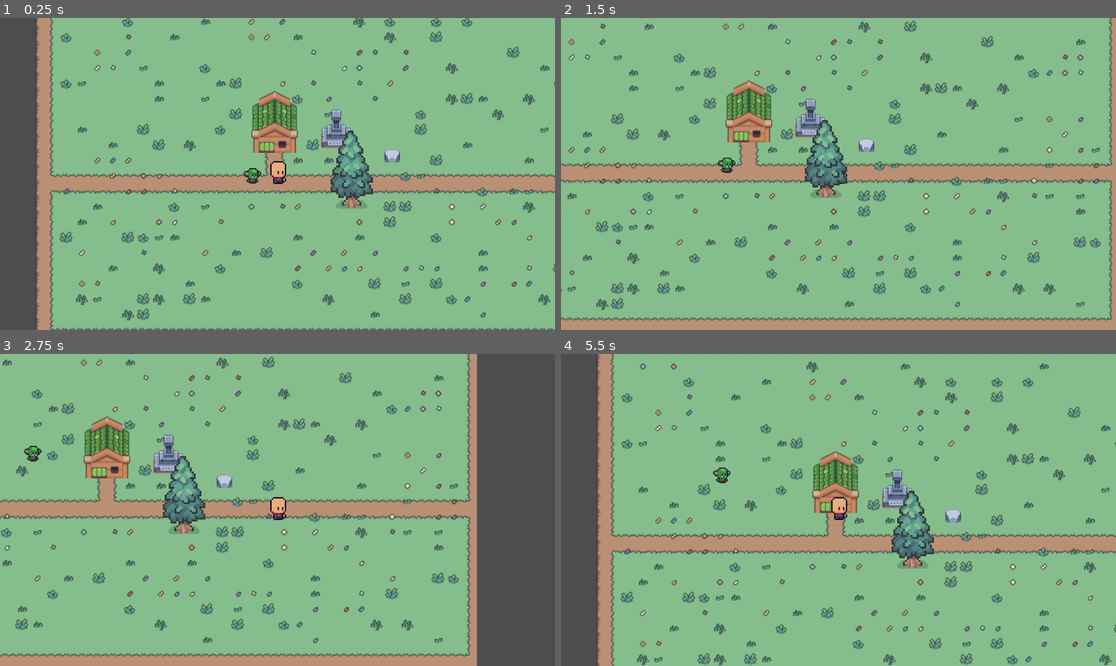
Above: before the commit, frames 1-4 (two rows, left to right).
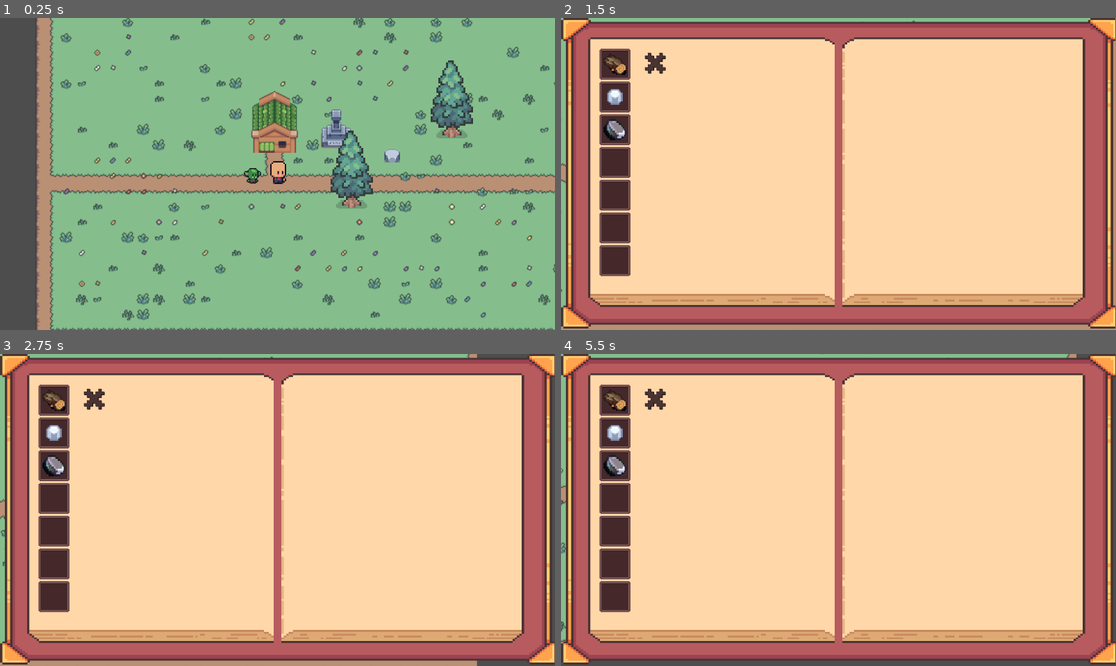
Above: after the commit, the same moments.

Repository: Inkanari/Tinytown
Game: Godot game, scene res://pueblo.tscn
The game is run twice, just before and just after one commit, with the same random seed, the same clock (stepped at 60 frames per second) and the same inputs. The project has no main scene, so this scene is started directly.
Inputs:
- Up to frame 1 (0.25 s): no input
- Up to frame 2 (1.5 s): tap Enter at 0.5 s; hold D (derecha) 0.53-1.28 s; tap P (UI_single, bound only after the commit) at 0.6 s; hold S (abajo) from 1.28 s (still down); tap Q (golpe) at 1.35 s
- Up to frame 3 (2.75 s): tap P (UI_single, bound only after the commit) at 1.55, 2.1 s; release S (abajo) at 2.03 s; hold D (derecha) from 2.03 s (still down)
- Up to frame 4 (5.5 s): release D (derecha) at 2.78 s; hold W (arriba) 2.78-3.53 s; tap P (UI_single, bound only after the commit) at 2.85, 3.8, 4.35, 5.1 s; hold Q (golpe) 3.53-4.28 s; hold A (izquierda) 3.53-5.03 s; hold S (abajo) from 5.03 s (still down)

The runs differ from the first frame. In frame 1, 1.2% of the frame differs, in the area x 77-86%, y 13-39%; in frame 2, 96%; in frame 3, 96%; in frame 4, 99%, in the area x 0-100%, y 0-100%.

Commit message:
inventario
cree un tscn. del tipo canvas layer para el UI. puse un arbol mas para una segunda prueba en el pueblo y en el script del jugador agregue una tecla para poder abrir ese inventario. es la tecla: "p"

Diff:
--- a/duende.tscn
+++ b/duende.tscn
@@ -11,7 +11,6 @@
 size = Vector2(14, 15)
 
 [node name="Duende" type="CharacterBody2D"]
-position = Vector2(400, 0)
 collision_layer = 16
 collision_mask = 16
 script = ExtResource("1_hn6ox")
--- /dev/null
+++ b/inventario.tscn
@@ -0,0 +1,194 @@
+[gd_scene load_steps=18 format=3 uid="uid://r6wnasu2cbal"]
+
+[ext_resource type="Texture2D" uid="uid://b6f6w6vqyya0q" path="res://UI/UI_TravelBook_Spritesheet01a.png" id="1_xf715"]
+[ext_resource type="Texture2D" uid="uid://dnl3lbaaa184e" path="res://Recursos/resources_basic.png" id="2_bnejn"]
+[ext_resource type="Texture2D" uid="uid://b8jpe76o2nha6" path="res://Estructuras/spr_tileset_sunnysideworld_16px.png" id="3_r7ghh"]
+[ext_resource type="FontFile" uid="uid://dpefntvduatg2" path="res://texto/Bongo-8 Mono.ttf" id="4_r7ghh"]
+
+[sub_resource type="AtlasTexture" id="AtlasTexture_smvdb"]
+atlas = ExtResource("1_xf715")
+region = Rect2(64, 32, 224, 160)
+
+[sub_resource type="AtlasTexture" id="AtlasTexture_bnejn"]
+atlas = ExtResource("1_xf715")
+region = Rect2(304, 32, 104, 147)
+
+[sub_resource type="AtlasTexture" id="AtlasTexture_r7ghh"]
+atlas = ExtResource("1_xf715")
+region = Rect2(432, 32, 104, 147)
+
+[sub_resource type="AtlasTexture" id="AtlasTexture_bmj48"]
+atlas = ExtResource("1_xf715")
+region = Rect2(65, 289, 30, 30)
+
+[sub_resource type="AtlasTexture" id="AtlasTexture_3utbr"]
+atlas = ExtResource("2_bnejn")
+region = Rect2(2, 2, 20, 20)
+
+[sub_resource type="AtlasTexture" id="AtlasTexture_3nfo0"]
+atlas = ExtResource("1_xf715")
+region = Rect2(65, 289, 30, 30)
+
+[sub_resource type="AtlasTexture" id="AtlasTexture_w7ev3"]
+atlas = ExtResource("3_r7ghh")
+region = Rect2(880, 352, 16, 16)
+
+[sub_resource type="AtlasTexture" id="AtlasTexture_aaktn"]
+atlas = ExtResource("1_xf715")
+region = Rect2(65, 289, 30, 30)
+
+[sub_resource type="AtlasTexture" id="AtlasTexture_xxr1x"]
+atlas = ExtResource("2_bnejn")
+region = Rect2(99, 102, 18, 11)
+
+[sub_resource type="AtlasTexture" id="AtlasTexture_hx4w0"]
+atlas = ExtResource("1_xf715")
+region = Rect2(65, 289, 30, 30)
+
+[sub_resource type="AtlasTexture" id="AtlasTexture_75bb5"]
+atlas = ExtResource("1_xf715")
+region = Rect2(65, 289, 30, 30)
+
+[sub_resource type="AtlasTexture" id="AtlasTexture_lm7pk"]
+atlas = ExtResource("1_xf715")
+region = Rect2(65, 289, 30, 30)
+
+[sub_resource type="AtlasTexture" id="AtlasTexture_awygy"]
+atlas = ExtResource("1_xf715")
+region = Rect2(65, 289, 30, 30)
+
+[node name="Inventario" type="CanvasLayer"]
+
+[node name="Control" type="Control" parent="."]
+layout_mode = 3
+anchors_preset = 0
+offset_right = 40.0
+offset_bottom = 40.0
+
+[node name="TextureRect" type="TextureRect" parent="Control"]
+texture_filter = 1
+layout_mode = 0
+offset_right = 1156.0
+offset_bottom = 645.0
+texture = SubResource("AtlasTexture_smvdb")
+
+[node name="TextureRect2" type="TextureRect" parent="Control"]
+texture_filter = 1
+texture_repeat = 1
+layout_mode = 0
+offset_left = 56.0
+offset_top = 40.0
+offset_right = 568.0
+offset_bottom = 600.0
+texture = SubResource("AtlasTexture_bnejn")
+
+[node name="TextureRect3" type="TextureRect" parent="Control"]
+texture_filter = 1
+texture_repeat = 1
+layout_mode = 0
+offset_left = 584.0
+offset_top = 40.0
+offset_right = 1088.0
+offset_bottom = 600.0
+texture = SubResource("AtlasTexture_r7ghh")
+
+[node name="GridContainer" type="GridContainer" parent="Control"]
+custom_minimum_size = Vector2(94, 94)
+layout_mode = 1
+anchors_preset = -1
+anchor_right = 28.4
+anchor_bottom = 16.0
+offset_left = 80.0
+offset_top = 64.0
+offset_right = -592.0
+offset_bottom = -80.0
+grow_horizontal = 2
+grow_vertical = 2
+
+[node name="casillla 1" type="TextureRect" parent="Control/GridContainer"]
+texture_filter = 1
+custom_minimum_size = Vector2(64, 64)
+layout_mode = 2
+texture = SubResource("AtlasTexture_bmj48")
+stretch_mode = 1
+
+[node name="TextureRect" type="TextureRect" parent="Control/GridContainer/casillla 1"]
+texture_filter = 1
+custom_minimum_size = Vector2(32, 32)
+layout_mode = 0
+offset_left = 8.0
+offset_top = 8.0
+offset_right = 56.0
+offset_bottom = 56.0
+texture = SubResource("AtlasTexture_3utbr")
+flip_h = true
+
+[node name="casilla 2" type="TextureRect" parent="Control/GridContainer"]
+texture_filter = 1
+custom_minimum_size = Vector2(64, 64)
+layout_mode = 2
+texture = SubResource("AtlasTexture_3nfo0")
+stretch_mode = 1
+
+[node name="TextureRect" type="TextureRect" parent="Control/GridContainer/casilla 2"]
+texture_filter = 1
+custom_minimum_size = Vector2(32, 32)
+layout_mode = 0
+offset_left = 7.0
+offset_top = 7.0
+offset_right = 57.0
+offset_bottom = 57.0
+texture = SubResource("AtlasTexture_w7ev3")
+
+[node name="casilla 3" type="TextureRect" parent="Control/GridContainer"]
+texture_filter = 1
+custom_minimum_size = Vector2(64, 64)
+layout_mode = 2
+texture = SubResource("AtlasTexture_aaktn")
+stretch_mode = 1
+
+[node name="TextureRect" type="TextureRect" parent="Control/GridContainer/casilla 3"]
+texture_filter = 1
+layout_mode = 0
+offset_left = 8.0
+offset_top = 10.0
+offset_right = 56.0
+offset_bottom = 54.0
+texture = SubResource("AtlasTexture_xxr1x")
+
+[node name="casilla 4" type="TextureRect" parent="Control/GridContainer"]
+texture_filter = 1
+custom_minimum_size = Vector2(64, 64)
+layout_mode = 2
+texture = SubResource("AtlasTexture_hx4w0")
+stretch_mode = 1
+
+[node name="casilla 5" type="TextureRect" parent="Control/GridContainer"]
+texture_filter = 1
+custom_minimum_size = Vector2(64, 64)
+layout_mode = 2
+texture = SubResource("AtlasTexture_75bb5")
+
+[node name="casilla 6" type="TextureRect" parent="Control/GridContainer"]
+texture_filter = 1
+custom_minimum_size = Vector2(64, 64)
+layout_mode = 2
+texture = SubResource("AtlasTexture_lm7pk")
+
+[node name="casilla 7" type="TextureRect" parent="Control/GridContainer"]
+texture_filter = 1
+custom_minimum_size = Vector2(64, 64)
+layout_mode = 2
+texture = SubResource("AtlasTexture_awygy")
+
+[node name="Label" type="Label" parent="Control"]
+layout_mode = 0
+offset_left = 168.0
+offset_top = 72.0
+offset_right = 236.0
+offset_bottom = 107.0
+theme_override_colors/font_color = Color(0.286275, 0.2, 0.2, 1)
+theme_override_colors/font_shadow_color = Color(0.000113828, 0.000113828, 0.000113828, 1)
+theme_override_fonts/font = ExtResource("4_r7ghh")
+theme_override_font_sizes/font_size = 48
+text = "X "
--- a/jugador.gd
+++ b/jugador.gd
@@ -1,7 +1,31 @@
 extends CharacterBody2D
 
+#inventario
+var inventario = {}
+#variables generales
 @export var speed = 120
 @export var daño: int = 1
+
+func _process(delta: float) -> void:
+	if Input.is_action_just_pressed("UI_single"):
+		abrir_inventario()
+#inventario
+func abrir_inventario():
+	$"../../Inventario".visible = not $"../../Inventario".visible
+func agregar_item(item_name: String, amount: int = 1) -> void:
+	if inventario.has(item_name):
+		inventario[item_name] += amount
+	else:
+		inventario[item_name] = amount
+	print("inventario: ", inventario)
+func remover_item(item_name: String, amount: int = 1) -> void:
+	if inventario.has(item_name):
+		inventario[item_name] -= amount
+		if inventario[item_name] <= 0:
+			inventario.erase(item_name)
+	print("inventario: ", inventario)
+func has_item(item_name: String, amount: int = 1) -> bool:
+	return inventario.has(item_name) and inventario[item_name] >= amount
 #daño
 func _input(event: InputEvent) -> void:
 	if event.is_action_pressed("golpe"):
--- /dev/null
+++ b/madera_item.gd
@@ -0,0 +1,9 @@
+extends Area2D
+
+@export var item_name = "madera"
+@export var amount: int = 1
+
+func _on_body_entered(body: Node2D) -> void:
+	if body.has_method("agregar_item"):
+		body.agregar_item(item_name, amount)
+	queue_free()
--- a/madera_item.tscn
+++ b/madera_item.tscn
@@ -1,6 +1,7 @@
-[gd_scene load_steps=7 format=3 uid="uid://b1cjc663xtrsc"]
+[gd_scene load_steps=8 format=3 uid="uid://b1cjc663xtrsc"]
 
 [ext_resource type="Texture2D" uid="uid://i3rvrku3rud0" path="res://Recursos/resources_outlined.png" id="1_1qrby"]
+[ext_resource type="Script" uid="uid://cfu4n5arus0bi" path="res://madera_item.gd" id="1_mygpv"]
 
 [sub_resource type="AtlasTexture" id="AtlasTexture_mygpv"]
 atlas = ExtResource("1_1qrby")
@@ -8,6 +9,21 @@
 
 [sub_resource type="CircleShape2D" id="CircleShape2D_wxkdw"]
 radius = 7.0
+
+[sub_resource type="Animation" id="Animation_mygpv"]
+length = 0.001
+tracks/0/type = "value"
+tracks/0/imported = false
+tracks/0/enabled = true
+tracks/0/path = NodePath("Madera:position")
+tracks/0/interp = 1
+tracks/0/loop_wrap = true
+tracks/0/keys = {
+"times": PackedFloat32Array(0),
+"transitions": PackedFloat32Array(1),
+"update": 0,
+"values": [Vector2(0, 0)]
+}
 
 [sub_resource type="Animation" id="Animation_1qrby"]
 resource_name = "movimiento"
@@ -25,21 +41,6 @@
 "values": [Vector2(0, 0), Vector2(0, -5), Vector2(0, 0)]
 }
 
-[sub_resource type="Animation" id="Animation_mygpv"]
-length = 0.001
-tracks/0/type = "value"
-tracks/0/imported = false
-tracks/0/enabled = true
-tracks/0/path = NodePath("Madera:position")
-tracks/0/interp = 1
-tracks/0/loop_wrap = true
-tracks/0/keys = {
-"times": PackedFloat32Array(0),
-"transitions": PackedFloat32Array(1),
-"update": 0,
-"values": [Vector2(0, 0)]
-}
-
 [sub_resource type="AnimationLibrary" id="AnimationLibrary_wxkdw"]
 _data = {
 &"RESET": SubResource("Animation_mygpv"),
@@ -47,6 +48,7 @@
 }
 
 [node name="madera_item" type="Area2D"]
+script = ExtResource("1_mygpv")
 
 [node name="Madera" type="Sprite2D" parent="."]
 texture_filter = 1
@@ -62,3 +64,5 @@
 &"": SubResource("AnimationLibrary_wxkdw")
 }
 autoplay = "movimiento"
+
+[connection signal="body_entered" from="." to="." method="_on_body_entered"]
--- a/piedra_pulida.tscn
+++ b/piedra_pulida.tscn
@@ -8,6 +8,21 @@
 
 [sub_resource type="CircleShape2D" id="CircleShape2D_wdk72"]
 radius = 5.0
+
+[sub_resource type="Animation" id="Animation_p1syw"]
+length = 0.001
+tracks/0/type = "value"
+tracks/0/imported = false
+tracks/0/enabled = true
+tracks/0/path = NodePath("piedra:position")
+tracks/0/interp = 1
+tracks/0/loop_wrap = true
+tracks/0/keys = {
+"times": PackedFloat32Array(0),
+"transitions": PackedFloat32Array(1),
+"update": 0,
+"values": [Vector2(0, 0)]
+}
 
 [sub_resource type="Animation" id="Animation_fom8u"]
 resource_name = "movimiento"
@@ -23,21 +38,6 @@
 "transitions": PackedFloat32Array(1, 1, 1),
 "update": 0,
 "values": [Vector2(0, 0), Vector2(0, -3), Vector2(0, 0)]
-}
-
-[sub_resource type="Animation" id="Animation_p1syw"]
-length = 0.001
-tracks/0/type = "value"
-tracks/0/imported = false
-tracks/0/enabled = true
-tracks/0/path = NodePath("piedra:position")
-tracks/0/interp = 1
-tracks/0/loop_wrap = true
-tracks/0/keys = {
-"times": PackedFloat32Array(0),
-"transitions": PackedFloat32Array(1),
-"update": 0,
-"values": [Vector2(0, 0)]
 }
 
 [sub_resource type="AnimationLibrary" id="AnimationLibrary_wdk72"]
--- a/project.godot
+++ b/project.godot
@@ -48,3 +48,8 @@
 "events": [Object(InputEventKey,"resource_local_to_scene":false,"resource_name":"","device":-1,"window_id":0,"alt_press …(192 unchanged characters)…
 ]
 }
+UI_single={
+"deadzone": 0.2,
+"events": [Object(InputEventKey,"resource_local_to_scene":false,"resource_name":"","device":-1,"window_id":0,"alt_pressed":false,"shift_pressed":false,"ctrl_pressed":false,"meta_pressed":false,"pressed":false,"keycode":0,"physical_keycode":80,"key_label":0,"unicode":112,"location":0,"echo":false,"script":null)
+]
+}
--- a/pueblo.tscn
+++ b/pueblo.tscn
@@ -18,6 +18,7 @@
 [ext_resource type="PackedScene" uid="uid://b5ri30hqug6hi" path="res://duende.tscn" id="16_40kss"]
 [ext_resource type="PackedScene" uid="uid://dicuvpjq2gorl" path="res://arbol.tscn" id="17_2086w"]
 [ext_resource type="PackedScene" uid="uid://cqfnorhvv8xab" path="res://piedra_lv_1.tscn" id="17_ke0fx"]
+[ext_resource type="PackedScene" uid="uid://r6wnasu2cbal" path="res://inventario.tscn" id="19_aa1rv"]
 
 [sub_resource type="TileSetAtlasSource" id="TileSetAtlasSource_46lw5"]
 texture = ExtResource("1_8qe2h")
@@ -2134,3 +2135,9 @@
 
 [node name="Arbol" parent="." instance=ExtResource("17_2086w")]
 position = Vector2(80, 49)
+
+[node name="Arbol2" parent="." instance=ExtResource("17_2086w")]
+position = Vector2(184, -24)
+
+[node name="Inventario" parent="." instance=ExtResource("19_aa1rv")]
+visible = false
Binary file added: Recursos/resources_basic.png
Not shown, added: Recursos/resources_basic.png.import
Binary file added: Recursos/resources_blue_bg.png
Not shown, added: Recursos/resources_blue_bg.png.import
Binary file added: Recursos/resources_green_bg.png
Not shown, added: Recursos/resources_green_bg.png.import
Binary file added: Recursos/resources_neutral_bg.png
Not shown, added: Recursos/resources_neutral_bg.png.import
Binary file added: Recursos/resources_red_bg.png
Not shown, added: Recursos/resources_red_bg.png.import
Binary file added: UI/UI_TravelBookAnimated_Spritesheet01a.png
Not shown, added: UI/UI_TravelBookAnimated_Spritesheet01a.png.import
(and 4 more such lines)
